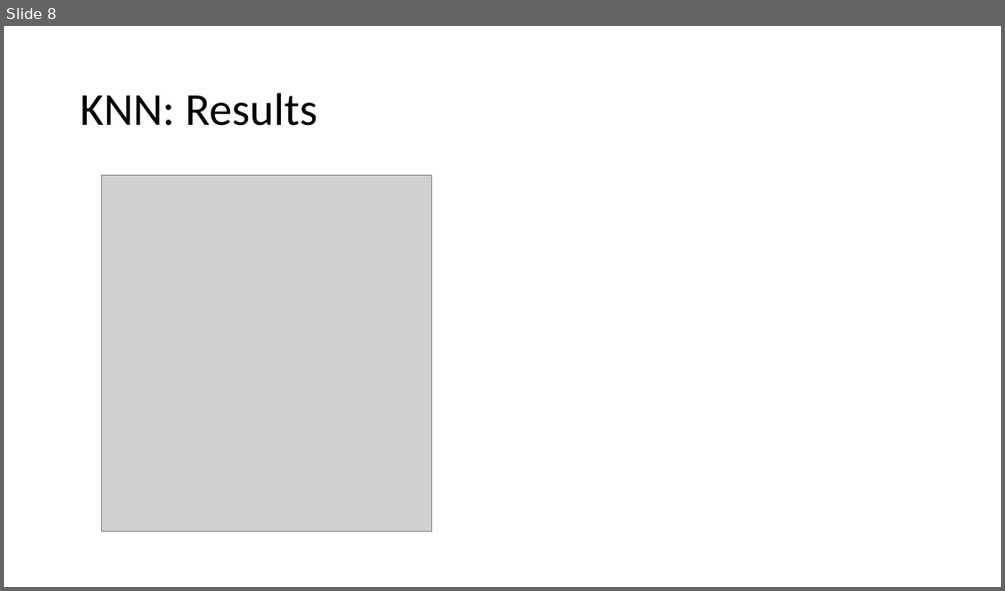
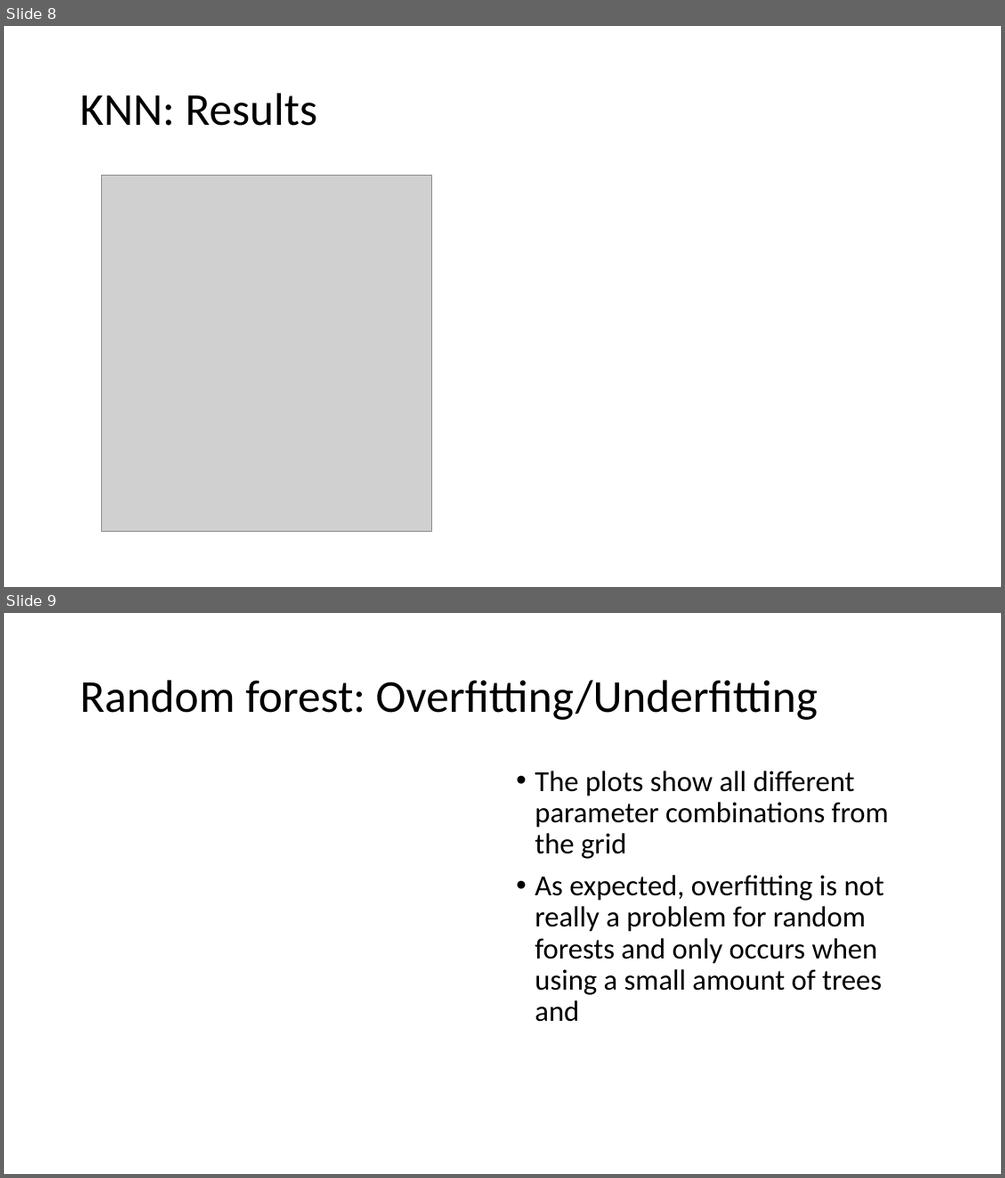
Before and after one commit to sandroassek/SS23_UE_MLPC, a slide deck: Task 3.pptx. Shown one above the other, each under a label of ours: slide 8 before the commit, slides 8 and 9 after it. The pictures are 1005x591 and 1005x1178 pixels, drawn with LibreOffice and Linux fonts; fonts in the diff are those of the drawing; grey boxes stand for pictures. Boxes give left, top, right and bottom in pixels: in the first picture for what was removed or moved away, otherwise in the second. Text is boxed around its words. In the diff, an @@ line names an element or a change of style, - is before the commit and + after.

```diff
--- a/Task 3.pptx
+++ b/Task 3.pptx
@@ slide 9 added at [4, 613, 1001, 1174], background #FFFFFF @@
@@ title added at [80, 680, 817, 720], 44 pt, text #000000 @@
+Random forest: Overfitting/Underfitting
@@ text added at [534, 771, 889, 1022], 28 pt, text #000000 @@
+• The plots show all different parameter combinations from the grid
+• As expected, overfitting is not really a problem for random forests and only occurs when using a small amount of trees and
```
Also in this commit, not shown: 1 slide changed.
